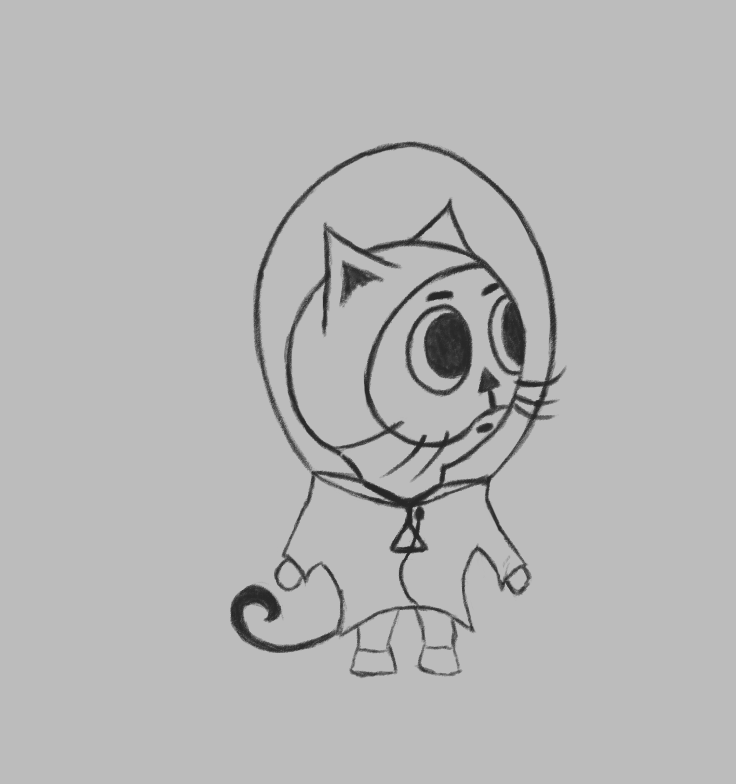
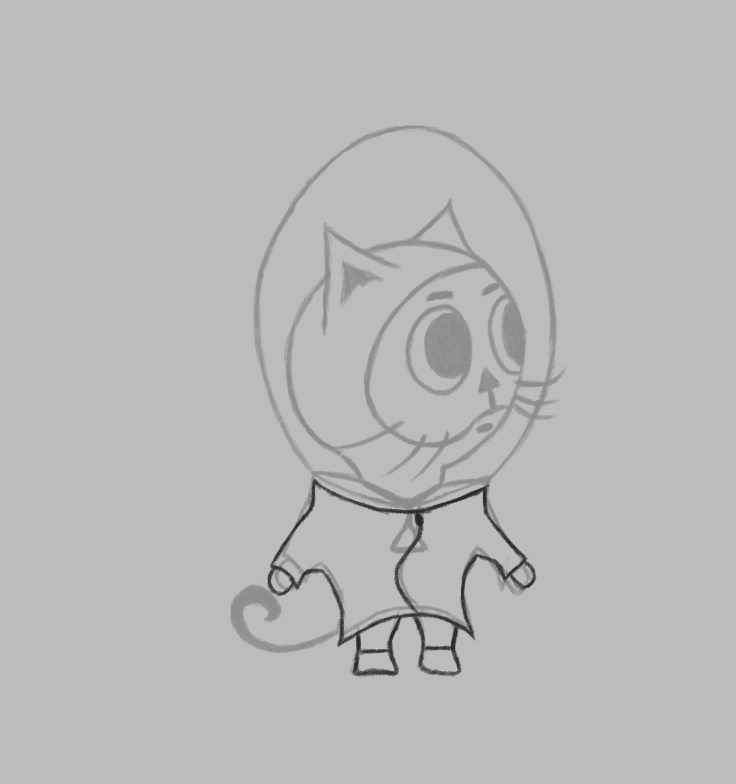
Layers edited between the first and the second 736x784 image:
added layer "Layer 13" above "Layer 12" over [267,478,537,677]
"Layer 12": opacity 100% → 32%, painted on it over [230,125,567,679]
